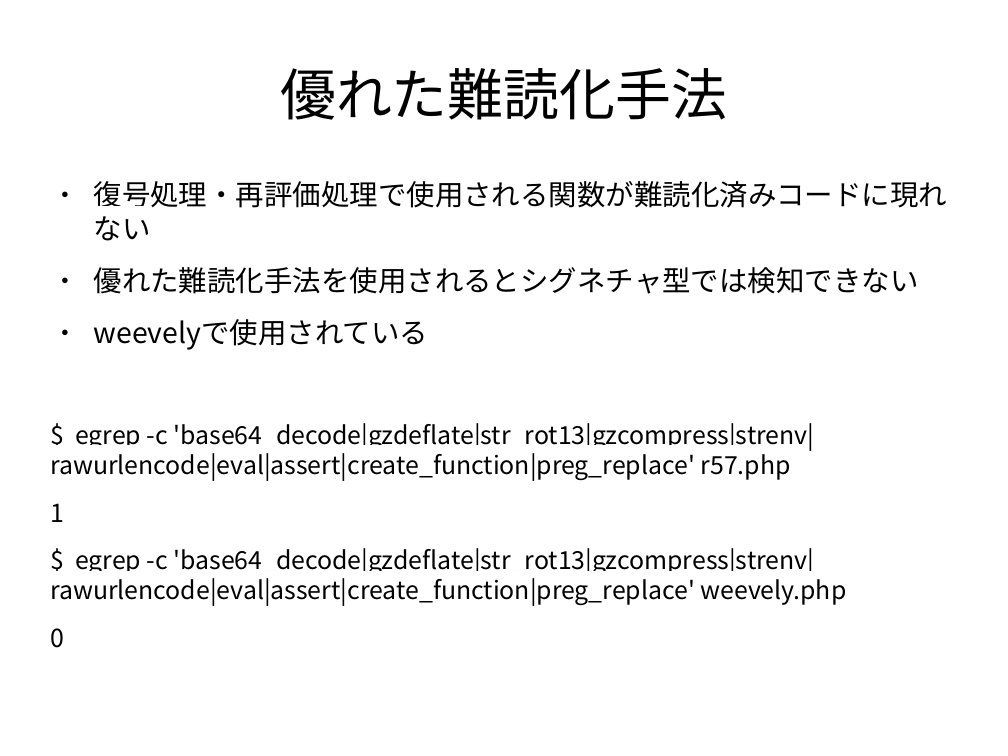
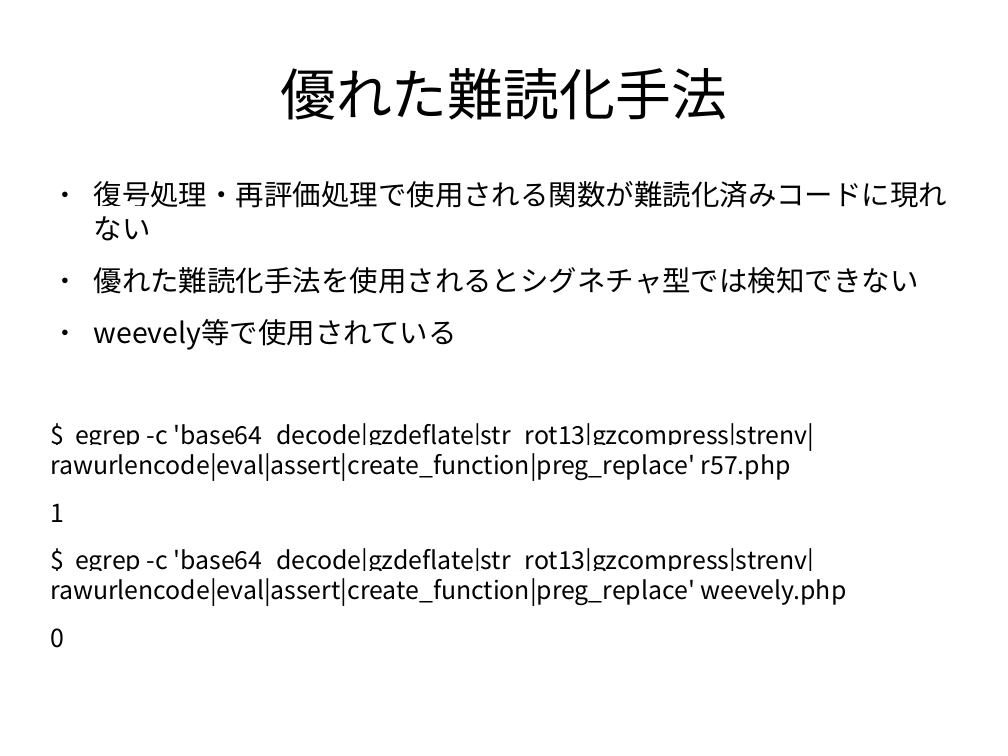
Before and after one commit to k0u5uk3/obfuscated-php-webshell-detector, a slide deck: slide 13 of doc/HostingCasual.odp (slide 11 before the commit). Drawn at 1008x756 pixels with LibreOffice and Linux fonts; fonts in the diff are those of the drawing. Boxes give left, top, right and bottom in pixels: in the first picture for what was removed or moved away, otherwise in the second. Text is boxed around its words. In the diff, an @@ line names an element or a change of style, - is before the commit and + after.

```diff
--- a/doc/HostingCasual.odp
+++ b/doc/HostingCasual.odp
@@ text at (x1=94, y1=319, x2=457, y2=350): text changed @@
-● weevelyで使用されている
+● weevely等で使用されている
```
Also in this commit, not shown: 4 other slides changed, 1 slide added.
